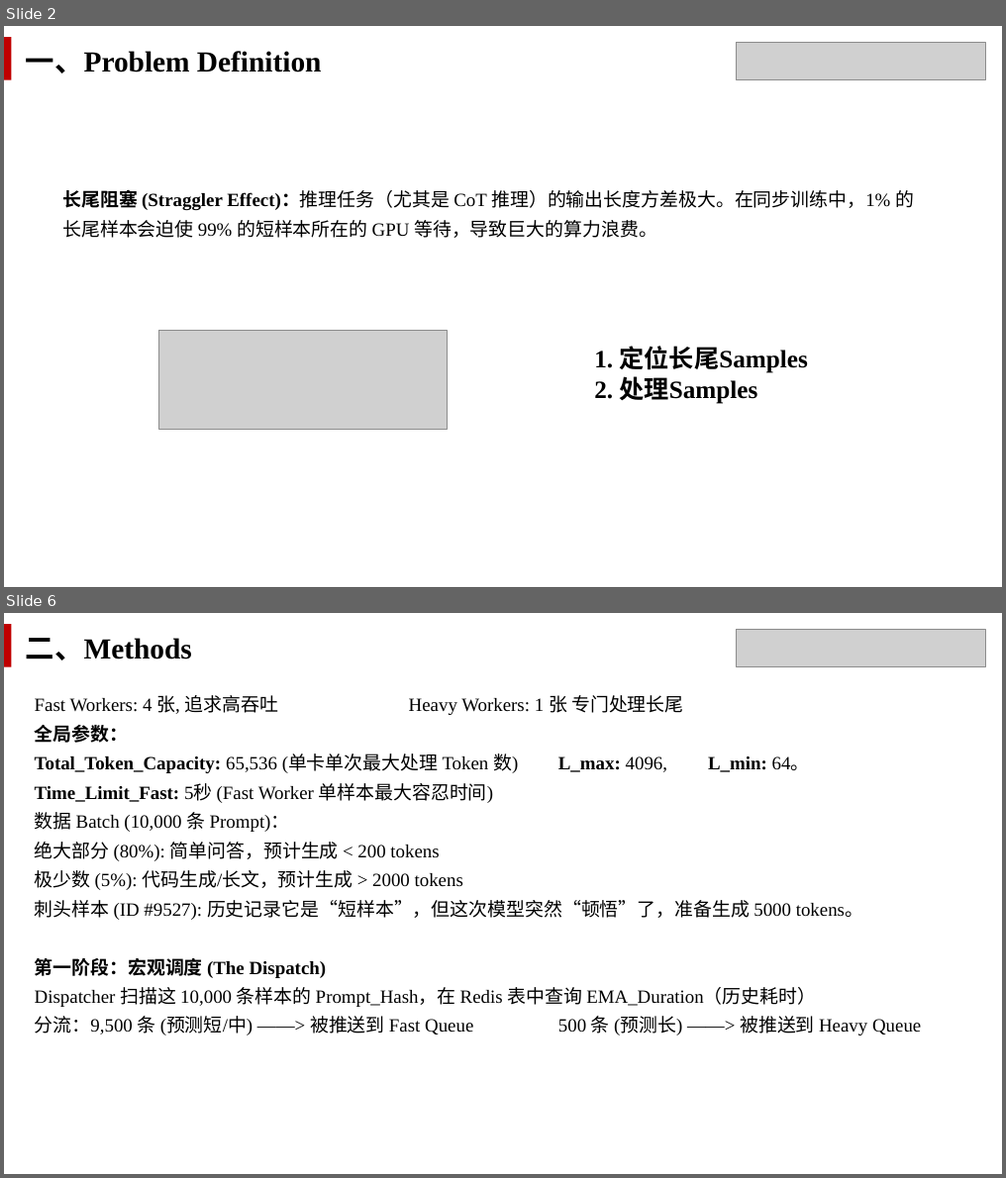
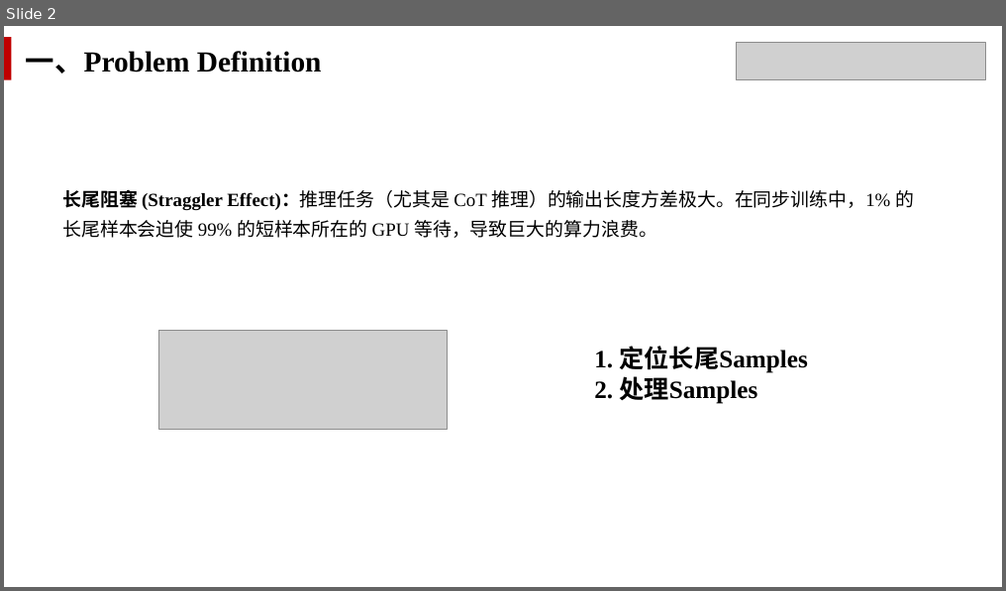
Before and after one commit to Watsontao/mindrlhf, a slide deck: 方案/组内分享.pptx. Shown one above the other, each under a label of ours: slides 2 and 6 before the commit, slide 2 after it; the slides between them are not shown. The pictures are 1006x1178 and 1006x591 pixels, drawn with LibreOffice and Linux fonts; fonts in the diff are those of the drawing; grey boxes stand for pictures. Boxes give left, top, right and bottom in pixels: in the first picture for what was removed or moved away, otherwise in the second. Text is boxed around its words. In the diff, an @@ line names an element or a change of style, - is before the commit and + after.

```diff
--- a/方案/组内分享.pptx
+++ b/方案/组内分享.pptx
@@ slide 6 removed at <box>4,613,1002,1174</box>, background #FFFFFF @@
@@ rectangle removed at <box>4,624,12,667</box> @@
@@ text removed at <box>26,638,192,661</box> @@
-二、Methods
@@ picture removed at <box>737,629,985,666</box> @@
@@ text removed at <box>35,695,921,1036</box> @@
-Fast Workers: 4 张, 追求高吞吐 Heavy Workers: 1 张 专门处理长尾
-全局参数：
-Total_Token_Capacity: 65,536 (单卡单次最大处理 Token 数) L_max: 4096, L_min: 64。
-Time_Limit_Fast: 5秒 (Fast Worker 单样本最大容忍时间)
-数据 Batch (10,000 条 Prompt)：
-绝大部分 (80%): 简单问答，预计生成 < 200 tokens
-极少数 (5%): 代码生成/长文，预计生成 > 2000 tokens
-刺头样本 (ID #9527): 历史记录它是“短样本”，但这次模型突然“顿悟”了，准备生成 5000 tokens。
-第一阶段：宏观调度 (The Dispatch)
-Dispatcher 扫描这 10,000 条样本的 Prompt_Hash，在 Redis 表中查询 EMA_Duration（历史耗时）
-分流：9,500 条 (预测短/中) ——> 被推送到 Fast Queue 500 条 (预测长) ——> 被推送到 Heavy Queue
```
Also in this commit, not shown: 4 slides changed, 3 slides added, 2 other slides removed, 1 other file.
